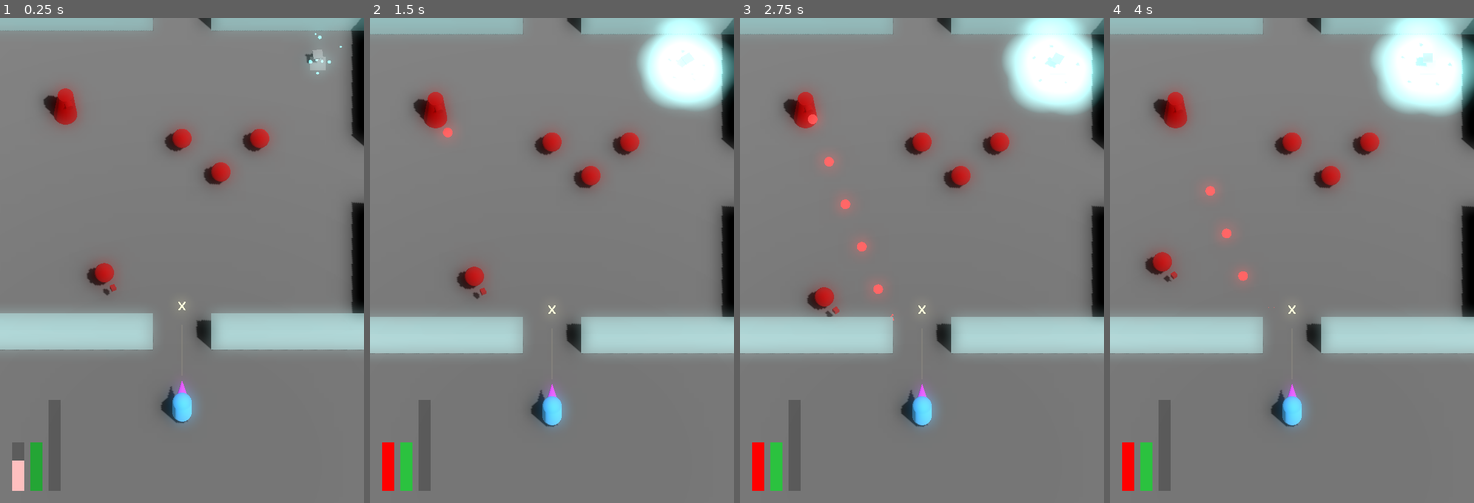
Above: before the commit, frames 1-4 (left to right).
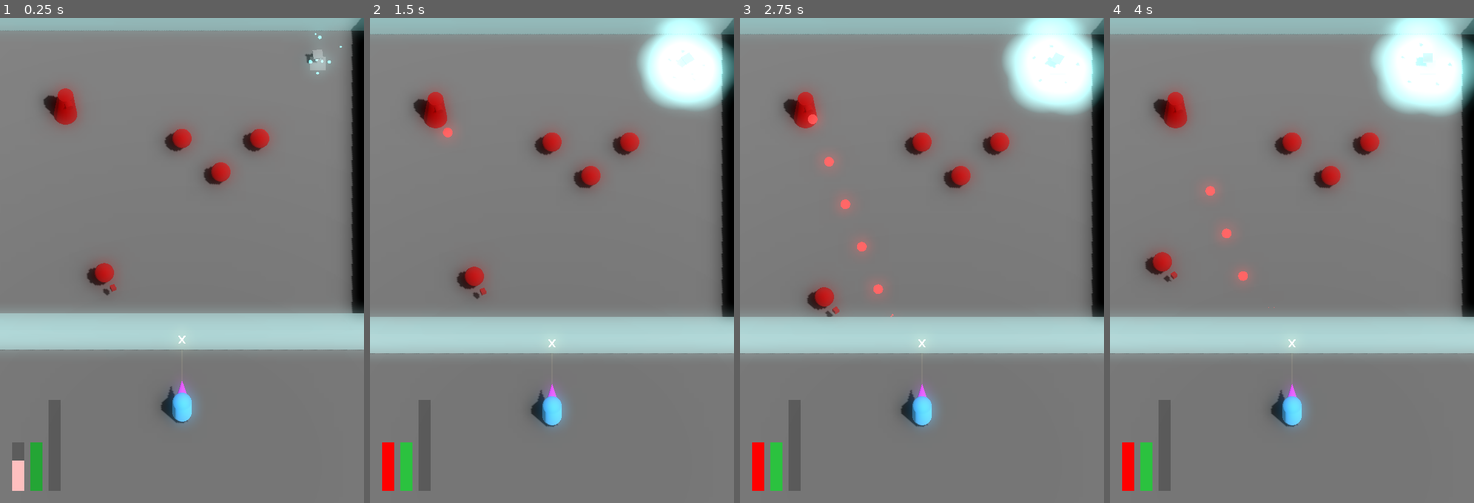
Above: after the commit, the same moments.

Repository: JackEvans24/bullet-absorb
Game: Godot game, scene res://scenes/main.tscn
The game is run twice, just before and just after one commit, with the same random seed, the same clock (stepped at 60 frames per second) and the same inputs.
Inputs:
- Up to frame 1 (0.25 s): no input
- Up to frame 2 (1.5 s): no input
- Up to frame 3 (2.75 s): no input
- Up to frame 4 (4 s): no input

The runs differ from the first frame. In frame 1, 2.2% of the frame differs, in the area x 42-100%, y 0-69%; in frame 2, 2.4%, in the area x 41-100%, y 0-70%; in frame 3, 2.4%; in frame 4, 2.4%.

Commit message:
feat: add doors to room which are set by config

Diff:
--- a/prefabs/room.tscn
+++ b/prefabs/room.tscn
@@ -1,7 +1,9 @@
-[gd_scene load_steps=8 format=3 uid="uid://b4f4su1e66ujd"]
+[gd_scene load_steps=14 format=3 uid="uid://b4f4su1e66ujd"]
 
 [ext_resource type="Script" path="res://scripts/mechanics/rooms/room.gd" id="1_6vv4c"]
 [ext_resource type="Material" uid="uid://gclpf2kqyelh" path="res://materials/wall.tres" id="1_tpwuc"]
+[ext_resource type="Script" path="res://scripts/mechanics/rooms/room_doors.gd" id="2_srwra"]
+[ext_resource type="Script" path="res://scripts/mechanics/rooms/door.gd" id="4_r5rlm"]
 
 [sub_resource type="BoxShape3D" id="BoxShape3D_lg0uu"]
 size = Vector3(8, 2, 1)
@@ -10,6 +12,13 @@
 material = ExtResource("1_tpwuc")
 size = Vector3(8, 2, 1)
 
+[sub_resource type="BoxShape3D" id="BoxShape3D_5jioj"]
+size = Vector3(3, 2, 1)
+
+[sub_resource type="BoxMesh" id="BoxMesh_7k0b8"]
+material = ExtResource("1_tpwuc")
+size = Vector3(3, 2, 1)
+
 [sub_resource type="BoxShape3D" id="BoxShape3D_n0m7c"]
 size = Vector3(1, 2, 8)
 
@@ -17,97 +26,149 @@
 material = ExtResource("1_tpwuc")
 size = Vector3(1, 2, 8)
 
+[sub_resource type="BoxShape3D" id="BoxShape3D_puwbh"]
+size = Vector3(1, 2, 4)
+
+[sub_resource type="BoxMesh" id="BoxMesh_0j41g"]
+material = ExtResource("1_tpwuc")
+size = Vector3(1, 2, 4)
+
 [sub_resource type="BoxShape3D" id="BoxShape3D_x6347"]
 size = Vector3(16, 2, 14)
 
 [node name="Room" type="Node3D"]
 script = ExtResource("1_6vv4c")
 
-[node name="Walls" type="Node3D" parent="."]
+[node name="Boundary" type="Node3D" parent="."]
+script = ExtResource("2_srwra")
 
-[node name="Front" type="Node3D" parent="Walls"]
+[node name="Front" type="Node3D" parent="Boundary"]
 transform = Transform3D(1, 0, 0, 0, 1, 0, 0, 0, 1, 0, 0, -9.5)
 
-[node name="Left" type="StaticBody3D" parent="Walls/Front"]
+[node name="Left" type="StaticBody3D" parent="Boundary/Front"]
 transform = Transform3D(1, 0, 0, 0, 1, 0, 0, 0, 1, -5.5, 1, 0)
 
-[node name="CollisionShape3D" type="CollisionShape3D" parent="Walls/Front/Left"]
+[node name="CollisionShape3D" type="CollisionShape3D" parent="Boundary/Front/Left"]
 shape = SubResource("BoxShape3D_lg0uu")
 
-[node name="MeshInstance3D" type="MeshInstance3D" parent="Walls/Front/Left"]
+[node name="MeshInstance3D" type="MeshInstance3D" parent="Boundary/Front/Left"]
 mesh = SubResource("BoxMesh_u7btn")
 
-[node name="Right" type="StaticBody3D" parent="Walls/Front"]
+[node name="Right" type="StaticBody3D" parent="Boundary/Front"]
 transform = Transform3D(1, 0, 0, 0, 1, 0, 0, 0, 1, 5.5, 1, 0)
 
-[node name="CollisionShape3D" type="CollisionShape3D" parent="Walls/Front/Right"]
+[node name="CollisionShape3D" type="CollisionShape3D" parent="Boundary/Front/Right"]
 shape = SubResource("BoxShape3D_lg0uu")
 
-[node name="MeshInstance3D" type="MeshInstance3D" parent="Walls/Front/Right"]
+[node name="MeshInstance3D" type="MeshInstance3D" parent="Boundary/Front/Right"]
 mesh = SubResource("BoxMesh_u7btn")
 
-[node name="Back" type="Node3D" parent="Walls"]
+[node name="Door" type="StaticBody3D" parent="Boundary/Front"]
+transform = Transform3D(1, 0, 0, 0, 1, 0, 0, 0, 1, 0, 1, 0)
+script = ExtResource("4_r5rlm")
+
+[node name="Collider" type="CollisionShape3D" parent="Boundary/Front/Door"]
+shape = SubResource("BoxShape3D_5jioj")
+disabled = true
+
+[node name="Mesh" type="MeshInstance3D" parent="Boundary/Front/Door"]
+mesh = SubResource("BoxMesh_7k0b8")
+
+[node name="Back" type="Node3D" parent="Boundary"]
 transform = Transform3D(1, 0, 0, 0, 1, 0, 0, 0, 1, 0, 0, 9.5)
 
-[node name="Left" type="StaticBody3D" parent="Walls/Back"]
+[node name="Left" type="StaticBody3D" parent="Boundary/Back"]
 transform = Transform3D(1, 0, 0, 0, 1, 0, 0, 0, 1, -5.5, 1, 0)
 
-[node name="CollisionShape3D" type="CollisionShape3D" parent="Walls/Back/Left"]
+[node name="CollisionShape3D" type="CollisionShape3D" parent="Boundary/Back/Left"]
 shape = SubResource("BoxShape3D_lg0uu")
 
-[node name="MeshInstance3D" type="MeshInstance3D" parent="Walls/Back/Left"]
+[node name="MeshInstance3D" type="MeshInstance3D" parent="Boundary/Back/Left"]
 mesh = SubResource("BoxMesh_u7btn")
 
-[node name="Right" type="StaticBody3D" parent="Walls/Back"]
+[node name="Right" type="StaticBody3D" parent="Boundary/Back"]
 transform = Transform3D(1, 0, 0, 0, 1, 0, 0, 0, 1, 5.5, 1, 0)
 
-[node name="CollisionShape3D" type="CollisionShape3D" parent="Walls/Back/Right"]
+[node name="CollisionShape3D" type="CollisionShape3D" parent="Boundary/Back/Right"]
 shape = SubResource("BoxShape3D_lg0uu")
 
-[node name="MeshInstance3D" type="MeshInstance3D" parent="Walls/Back/Right"]
+[node name="MeshInstance3D" type="MeshInstance3D" parent="Boundary/Back/Right"]
 mesh = SubResource("BoxMesh_u7btn")
 
-[node name="Left" type="Node3D" parent="Walls"]
+[node name="Door" type="StaticBody3D" parent="Boundary/Back"]
+transform = Transform3D(1, 0, 0, 0, 1, 0, 0, 0, 1, 0, 1, 0)
+script = ExtResource("4_r5rlm")
+
+[node name="Collider" type="CollisionShape3D" parent="Boundary/Back/Door"]
+shape = SubResource("BoxShape3D_5jioj")
+disabled = true
+
+[node name="Mesh" type="MeshInstance3D" parent="Boundary/Back/Door"]
+mesh = SubResource("BoxMesh_7k0b8")
+
+[node name="Left" type="Node3D" parent="Boundary"]
 transform = Transform3D(1, 0, 0, 0, 1, 0, 0, 0, 1, -10, 0, 0)
 
-[node name="Forward" type="StaticBody3D" parent="Walls/Left"]
+[node name="Forward" type="StaticBody3D" parent="Boundary/Left"]
 transform = Transform3D(1, 0, 0, 0, 1, 0, 0, 0, 1, 0, 1, -6)
 
-[node name="CollisionShape3D" type="CollisionShape3D" parent="Walls/Left/Forward"]
+[node name="CollisionShape3D" type="CollisionShape3D" parent="Boundary/Left/Forward"]
 shape = SubResource("BoxShape3D_n0m7c")
 
-[node name="MeshInstance3D" type="MeshInstance3D" parent="Walls/Left/Forward"]
+[node name="MeshInstance3D" type="MeshInstance3D" parent="Boundary/Left/Forward"]
 mesh = SubResource("BoxMesh_4s2ht")
 
-[node name="Back" type="StaticBody3D" parent="Walls/Left"]
+[node name="Back" type="StaticBody3D" parent="Boundary/Left"]
 transform = Transform3D(1, 0, 0, 0, 1, 0, 0, 0, 1, 0, 1, 6)
 
-[node name="CollisionShape3D" type="CollisionShape3D" parent="Walls/Left/Back"]
+[node name="CollisionShape3D" type="CollisionShape3D" parent="Boundary/Left/Back"]
 shape = SubResource("BoxShape3D_n0m7c")
 
-[node name="MeshInstance3D" type="MeshInstance3D" parent="Walls/Left/Back"]
+[node name="MeshInstance3D" type="MeshInstance3D" parent="Boundary/Left/Back"]
 mesh = SubResource("BoxMesh_4s2ht")
 
-[node name="Right" type="Node3D" parent="Walls"]
+[node name="Door" type="StaticBody3D" parent="Boundary/Left"]
+transform = Transform3D(1, 0, 0, 0, 1, 0, 0, 0, 1, 0, 1, 0)
+script = ExtResource("4_r5rlm")
+
+[node name="Collider" type="CollisionShape3D" parent="Boundary/Left/Door"]
+shape = SubResource("BoxShape3D_puwbh")
+disabled = true
+
+[node name="Mesh" type="MeshInstance3D" parent="Boundary/Left/Door"]
+mesh = SubResource("BoxMesh_0j41g")
+
+[node name="Right" type="Node3D" parent="Boundary"]
 transform = Transform3D(1, 0, 0, 0, 1, 0, 0, 0, 1, 10, 0, 0)
 
-[node name="Forward" type="StaticBody3D" parent="Walls/Right"]
+[node name="Forward" type="StaticBody3D" parent="Boundary/Right"]
 transform = Transform3D(1, 0, 0, 0, 1, 0, 0, 0, 1, 0, 1, -6)
 
-[node name="CollisionShape3D" type="CollisionShape3D" parent="Walls/Right/Forward"]
+[node name="CollisionShape3D" type="CollisionShape3D" parent="Boundary/Right/Forward"]
 shape = SubResource("BoxShape3D_n0m7c")
 
-[node name="MeshInstance3D" type="MeshInstance3D" parent="Walls/Right/Forward"]
+[node name="MeshInstance3D" type="MeshInstance3D" parent="Boundary/Right/Forward"]
 mesh = SubResource("BoxMesh_4s2ht")
 
-[node name="Back" type="StaticBody3D" parent="Walls/Right"]
+[node name="Back" type="StaticBody3D" parent="Boundary/Right"]
 transform = Transform3D(1, 0, 0, 0, 1, 0, 0, 0, 1, 0, 1, 6)
 
-[node name="CollisionShape3D" type="CollisionShape3D" parent="Walls/Right/Back"]
+[node name="CollisionShape3D" type="CollisionShape3D" parent="Boundary/Right/Back"]
 shape = SubResource("BoxShape3D_n0m7c")
 
-[node name="MeshInstance3D" type="MeshInstance3D" parent="Walls/Right/Back"]
+[node name="MeshInstance3D" type="MeshInstance3D" parent="Boundary/Right/Back"]
 mesh = SubResource("BoxMesh_4s2ht")
+
+[node name="Door" type="StaticBody3D" parent="Boundary/Right"]
+transform = Transform3D(1, 0, 0, 0, 1, 0, 0, 0, 1, 0, 1, 0)
+script = ExtResource("4_r5rlm")
+
+[node name="Collider" type="CollisionShape3D" parent="Boundary/Right/Door"]
+shape = SubResource("BoxShape3D_puwbh")
+disabled = true
+
+[node name="Mesh" type="MeshInstance3D" parent="Boundary/Right/Door"]
+mesh = SubResource("BoxMesh_0j41g")
 
 [node name="PlayerDetection" type="Area3D" parent="."]
 collision_layer = 0
--- /dev/null
+++ b/scripts/mechanics/rooms/door.gd
@@ -0,0 +1,7 @@
+class_name Door extends StaticBody3D
+
+@onready var collider: CollisionShape3D = $Collider
+
+func set_active(active: bool):
+	collider.disabled = !active
+	visible = active
--- a/scripts/mechanics/rooms/room.gd
+++ b/scripts/mechanics/rooms/room.gd
@@ -1,11 +1,15 @@
 class_name Room
 extends Node3D
 
+@export_flags("FORWARD", "BACK", "LEFT", "RIGHT") var door_config := 0
+
+@onready var boundary: RoomBoundary = $Boundary
 @onready var player_detection: Area3D = $PlayerDetection
 
 func _ready():
-    player_detection.body_entered.connect(_on_player_entered)
+	boundary.set_doors(door_config)
+	player_detection.body_entered.connect(_on_player_entered)
 
 func _on_player_entered(body: Node3D):
-    print("PLAYER ENTERED: %s" % body.name)
-    player_detection.body_entered.disconnect(_on_player_entered)
+	print("PLAYER ENTERED: %s" % body.name)
+	player_detection.body_entered.disconnect(_on_player_entered)
--- /dev/null
+++ b/scripts/mechanics/rooms/room_doors.gd
@@ -0,0 +1,15 @@
+class_name RoomBoundary
+extends Node3D
+
+enum Walls {FORWARD = 1, BACK = 2, LEFT = 4, RIGHT = 8}
+
+@onready var front_door: Door = $Front/Door
+@onready var back_door: Door = $Back/Door
+@onready var left_door: Door = $Left/Door
+@onready var right_door: Door = $Right/Door
+
+func set_doors(doors: int):
+	front_door.set_active(doors&Walls.FORWARD == 0)
+	back_door.set_active(doors&Walls.BACK == 0)
+	left_door.set_active(doors&Walls.LEFT == 0)
+	right_door.set_active(doors&Walls.RIGHT == 0)
